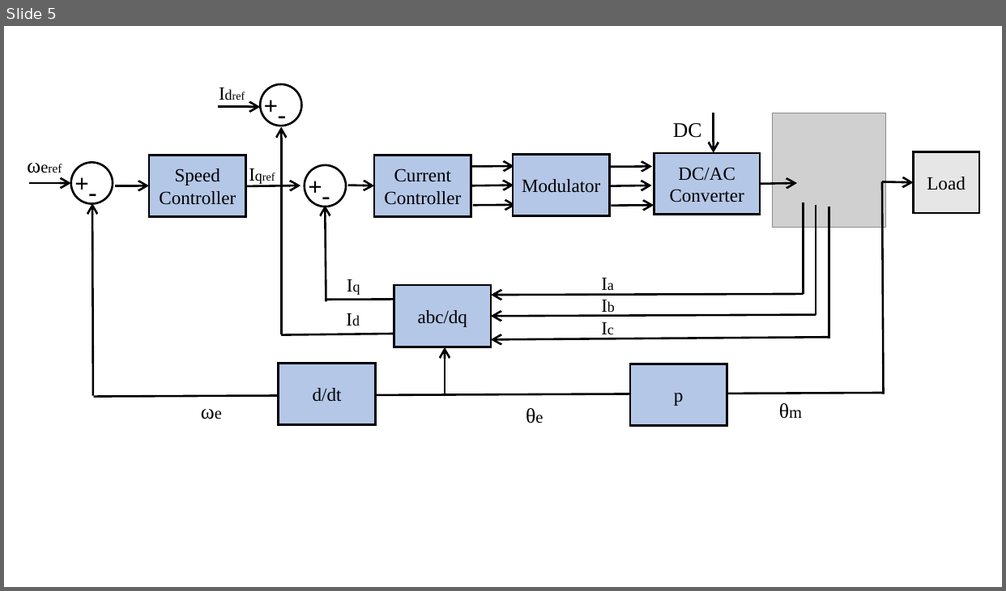
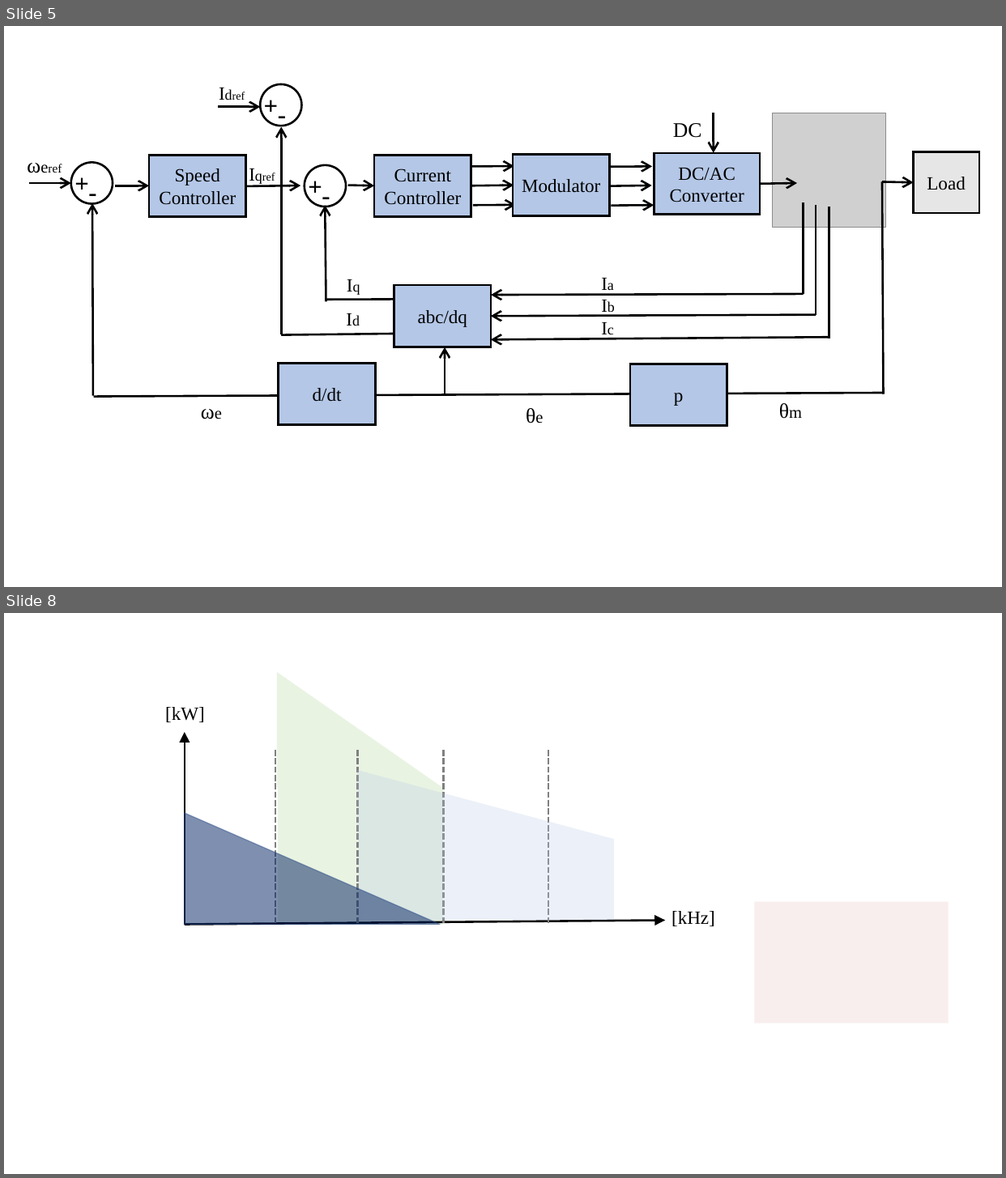
Before and after one commit to EnesAyaz/WPTMotor, a slide deck: Thesis/Visio/chapter-3/MotorDrive.pptx. Shown one above the other, each under a label of ours: slide 5 before the commit, slides 5 and 8 after it; the slides between them are not shown. The pictures are 1006x591 and 1006x1178 pixels, drawn with LibreOffice and Linux fonts; fonts in the diff are those of the drawing; grey boxes stand for pictures. Boxes give left, top, right and bottom in pixels: in the first picture for what was removed or moved away, otherwise in the second. Text is boxed around its words. In the diff, an @@ line names an element or a change of style, - is before the commit and + after.

```diff
--- a/Thesis/Visio/chapter-3/MotorDrive.pptx
+++ b/Thesis/Visio/chapter-3/MotorDrive.pptx
@@ slide 8 added at box(4, 613, 1002, 1174), background #FFFFFF @@
@@ right triangle added at box(277, 672, 443, 787), fill #A9D18E at 25% opacity @@
@@ text added at box(165, 707, 205, 722), 18 pt, text #000000 @@
+[kW]
@@ arrow added from (185, 924) to (185, 732), #000000 2 pt @@
@@ line added from (275, 750) to (275, 924), #808080 2 pt dashed @@
@@ line added from (358, 750) to (358, 924), #808080 2 pt dashed @@
@@ line added from (444, 750) to (444, 924), #808080 2 pt dashed @@
@@ line added from (548, 750) to (548, 924), #808080 2 pt dashed @@
@@ right triangle added at box(357, 770, 612, 839), fill #B4C7E7 at 25% opacity @@
@@ rectangle added at box(278, 787, 444, 924), fill #A9D18E at 25% opacity @@
@@ right triangle added at box(185, 813, 440, 924), fill #002060 at 50% opacity, outline #325491 1 pt @@
@@ rectangle added at box(358, 839, 613, 921), fill #B4C7E7 at 25% opacity @@
@@ rectangle added at box(754, 902, 948, 1023), fill #E3BCB9 at 25% opacity @@
@@ arrow added from (185, 924) to (665, 921), #000000 2 pt @@
@@ text added at box(671, 911, 715, 926), 18 pt, text #000000 @@
+[kHz]
```
Also in this commit, not shown: 2 other slides added, 40 other files.
